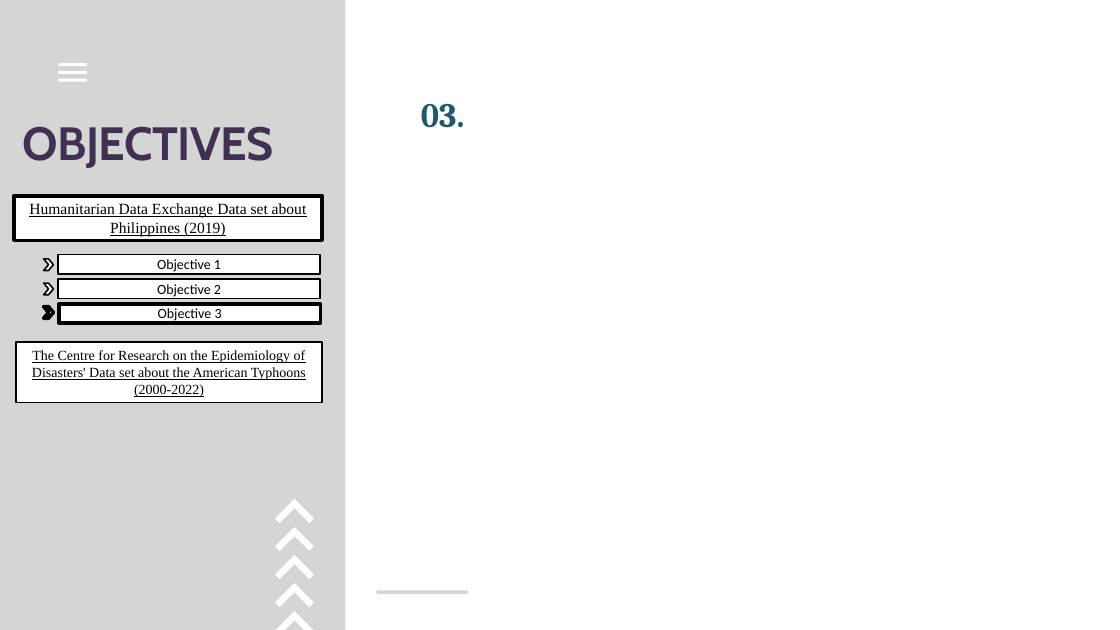
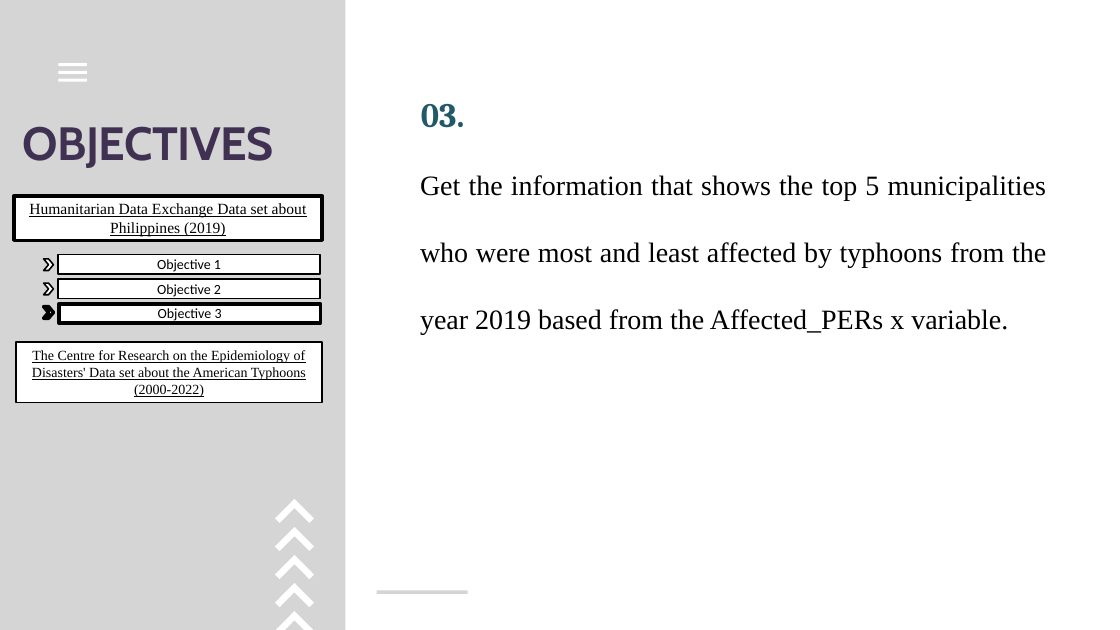
Before and after one commit to GEA960/ITBA-3207_TeamTyphoonAnalysts, a slide deck: slide 13 of Final PPT Template.pptx. Drawn at 1120x630 pixels with LibreOffice and Linux fonts; fonts in the diff are those of the drawing. Boxes give left, top, right and bottom in pixels: in the first picture for what was removed or moved away, otherwise in the second. Text is boxed around its words. In the diff, an @@ line names an element or a change of style, - is before the commit and + after.

```diff
--- a/Final PPT Template.pptx
+++ b/Final PPT Template.pptx
@@ text added at (420,175,1046,335), 36 pt, text #000000 @@
+Get the information that shows the top 5 municipalities who were most and least affected by typhoons from the year 2019 based from the Affected_PERs x variable.
```
Also in this commit, not shown: 7 other slides changed.
